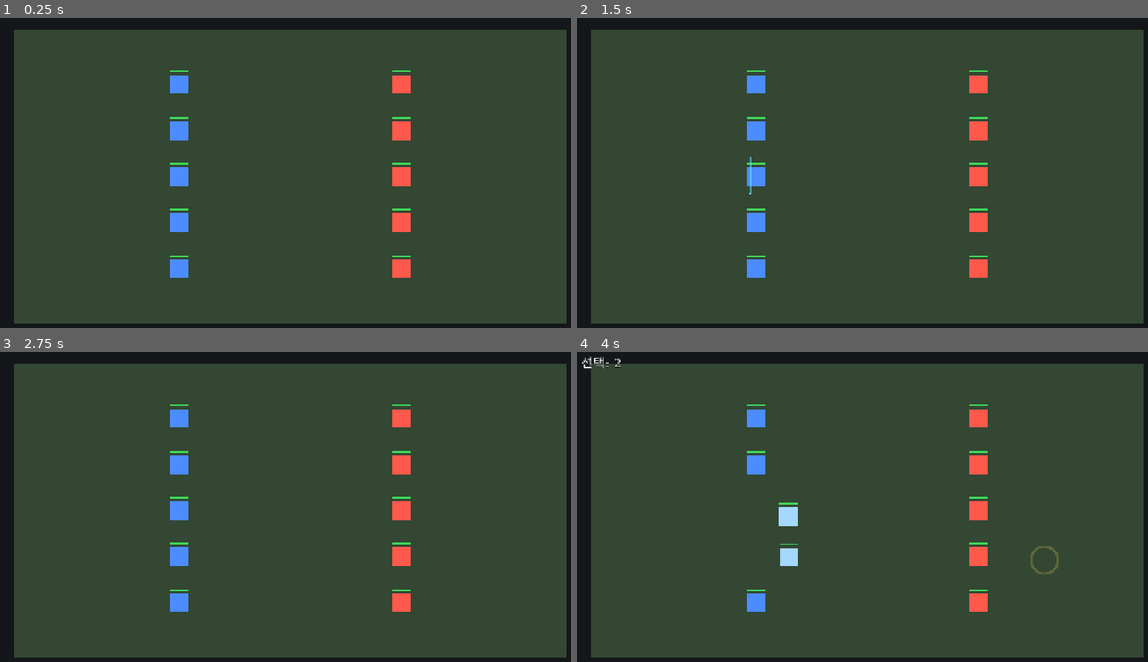
Above: before the commit, frames 1-4 (two rows, left to right).
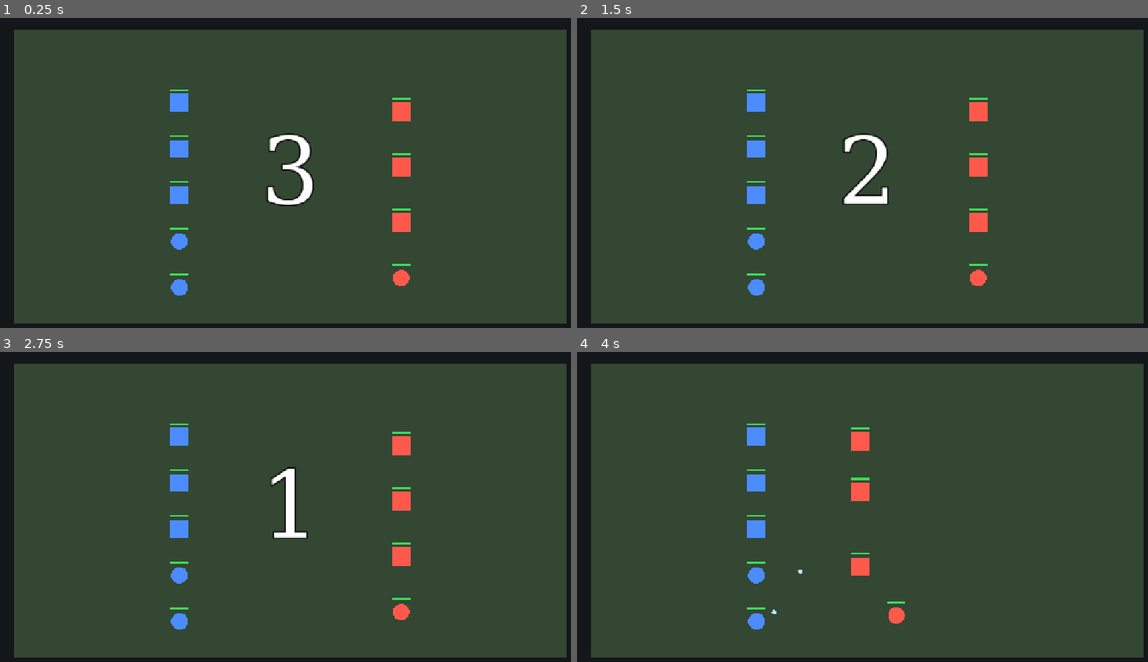
Above: after the commit, the same moments.

Repository: nugurejeil/projectSaint
Game: Godot game, scene res://scenes/Main.tscn
Two runs of this game, one before a commit and one after it. Both use one fixed random seed, a clock stepped at 60 frames per second and the inputs below.
Inputs (mouse positions are in pixels of both pictures, inside the frame that each line leads up to):
- Up to frame 1 (0.25 s): no input
- Up to frame 2 (1.5 s): tap Enter at 0.5 s; move the mouse to (999, 160) at 0.52 s; tap R at 0.6 s; click (999, 160) at 0.67 s; drag from (748, 194) to (754, 83) at 1.27 s
- Up to frame 3 (2.75 s): move the mouse to (348, 438) at 2.02 s; tap 1 at 2.1 s; click (348, 438) at 2.17 s; tap R at 2.3 s
- Up to frame 4 (4 s): tap Space at 2.75 s; drag from (839, 578) to (754, 463) at 2.77 s; move the mouse to (1045, 559) at 3.52 s; hold A from 3.53 s (still down); tap 3 at 3.6 s; click (1045, 559) at 3.67 s; tap R at 3.8 s

The runs differ from the first frame. In frame 1, 3.8% of the frame differs, in the area x 29-72%, y 16-90%; in frame 2, 3.8%; in frame 3, 3.6%; in frame 4, 4.0%, in the area x 0-85%, y 1-90%.

Commit message:
P6-P7: unit stats file, enemy kiting, stage data, countdown + R restart, refined attack rules
- Split unit type numbers into scripts/UnitStats.gd
- Add melee/ranged split with projectiles for ranged (P6-15)
- Mixed enemy composition + ranged-enemy kiting with battlefield clamp (P6-16)
- 3s pre-battle countdown and R-key restart (P7-18)
- Stage data in scripts/Stages.gd, R advances on win / retries on loss, wraps on final win (P7-19)
- Attack rules: idle auto-fires, plain move suppresses combat, attack-move engages en route, allies auto-approach enemies within 220px when idle

Co-Authored-By: Claude Opus 4.7 (1M context) <noreply@anthropic.com>

Diff:
--- a/scenes/Main.tscn
+++ b/scenes/Main.tscn
@@ -1,7 +1,6 @@
-[gd_scene load_steps=5 format=3]
+[gd_scene load_steps=4 format=3]
 
 [ext_resource type="Script" path="res://scripts/Main.gd" id="1_main"]
-[ext_resource type="PackedScene" path="res://scenes/Unit.tscn" id="2_unit"]
 [ext_resource type="Script" path="res://scripts/DragBox.gd" id="3_dragbox"]
 
 [sub_resource type="SystemFont" id="SystemFont_result"]
@@ -19,46 +18,6 @@
 
 [node name="Units" type="Node2D" parent="."]
 
-[node name="PlayerUnit1" parent="Units" instance=ExtResource("2_unit")]
-position = Vector2(400, 160)
-
-[node name="PlayerUnit2" parent="Units" instance=ExtResource("2_unit")]
-position = Vector2(400, 260)
-
-[node name="PlayerUnit3" parent="Units" instance=ExtResource("2_unit")]
-position = Vector2(400, 360)
-
-[node name="PlayerUnit4" parent="Units" instance=ExtResource("2_unit")]
-position = Vector2(400, 460)
-
-[node name="PlayerUnit5" parent="Units" instance=ExtResource("2_unit")]
-position = Vector2(400, 560)
-
-[node name="EnemyUnit1" parent="Units" instance=ExtResource("2_unit")]
-position = Vector2(880, 160)
-team = 1
-ai_enabled = false
-
-[node name="EnemyUnit2" parent="Units" instance=ExtResource("2_unit")]
-position = Vector2(880, 260)
-team = 1
-ai_enabled = false
-
-[node name="EnemyUnit3" parent="Units" instance=ExtResource("2_unit")]
-position = Vector2(880, 360)
-team = 1
-ai_enabled = false
-
-[node name="EnemyUnit4" parent="Units" instance=ExtResource("2_unit")]
-position = Vector2(880, 460)
-team = 1
-ai_enabled = false
-
-[node name="EnemyUnit5" parent="Units" instance=ExtResource("2_unit")]
-position = Vector2(880, 560)
-team = 1
-ai_enabled = false
-
 [node name="UI" type="CanvasLayer" parent="."]
 
 [node name="ResultLabel" type="Label" parent="UI"]
@@ -72,6 +31,20 @@
 theme_override_fonts/font = SubResource("SystemFont_result")
 horizontal_alignment = 1
 vertical_alignment = 1
+visible = false
+
+[node name="CountdownLabel" type="Label" parent="UI"]
+anchor_right = 1.0
+anchor_bottom = 1.0
+mouse_filter = 2
+theme_override_colors/font_color = Color(1, 1, 1, 1)
+theme_override_colors/font_outline_color = Color(0, 0, 0, 1)
+theme_override_constants/outline_size = 12
+theme_override_font_sizes/font_size = 200
+theme_override_fonts/font = SubResource("SystemFont_result")
+horizontal_alignment = 1
+vertical_alignment = 1
+text = "3"
 visible = false
 
 [node name="SelectionCountLabel" type="Label" parent="UI"]
--- a/scripts/Main.gd
+++ b/scripts/Main.gd
@@ -2,31 +2,105 @@
 
 var _selected_units: Array[Unit] = []
 var _game_over: bool = false
+var _last_won: bool = false
+var _stage_index: int = 0
 var _dragging: bool = false
 var _drag_start: Vector2 = Vector2.ZERO
 var _squads: Dictionary = {}
-var _attack_move_armed: bool = false
+var _attack_armed: bool = false
+var _countdown_left: float = 0.0
 
 const SQUAD_KEYS := {KEY_1: 1, KEY_2: 2, KEY_3: 3}
 
 @onready var _units: Node2D = $Units
 @onready var _result_label: Label = $UI/ResultLabel
 @onready var _selection_label: Label = $UI/SelectionCountLabel
+@onready var _countdown_label: Label = $UI/CountdownLabel
 @onready var _drag_box: Node2D = $DragBox
 
 const CLICK_DRAG_THRESHOLD: float = 5.0
 const MULTI_MOVE_SPACING: float = 50.0
+const COUNTDOWN_SECS: float = 3.0
 const MoveMarkerScript := preload("res://scripts/MoveMarker.gd")
+const UnitScene := preload("res://scenes/Unit.tscn")
 
 
 func _ready() -> void:
-	for u in _units.get_children():
-		if u is Unit:
-			(u as Unit).died.connect(_on_unit_died)
+	_load_stage(0)
+
+
+func _load_stage(idx: int) -> void:
+	_stage_index = idx
+	var stage: Dictionary = Stages.STAGES[idx]
+	print("[Main] load stage %d: %s" % [idx + 1, stage["name"]])
+	_clear_battle()
+	_spawn_stage_units(stage)
+	_start_countdown()
+
+
+func _clear_battle() -> void:
+	for u in get_tree().get_nodes_in_group("units"):
+		u.queue_free()
+	for p in get_tree().get_nodes_in_group("projectiles"):
+		p.queue_free()
+	_selected_units.clear()
+	_squads.clear()
+	_attack_armed = false
+	_dragging = false
+	_drag_box.hide_rect()
+	_game_over = false
+	_result_label.visible = false
+	_refresh_selection_ui()
+
+
+func _spawn_stage_units(stage: Dictionary) -> void:
+	var counters: Dictionary = {}
+	for spec in stage["units"]:
+		var u: Unit = UnitScene.instantiate()
+		u.team = spec["team"]
+		u.unit_type = Unit.UnitType.RANGED if spec["type"] == "ranged" else Unit.UnitType.MELEE
+		u.position = spec["pos"]
+		var key: String = "%d_%s" % [spec["team"], spec["type"]]
+		counters[key] = counters.get(key, 0) + 1
+		var prefix: String = "P" if spec["team"] == Unit.TEAM_PLAYER else "E"
+		var type_ch: String = "R" if spec["type"] == "ranged" else "M"
+		u.name = "%s_%s_%d" % [prefix, type_ch, counters[key]]
+		u.active = false
+		u.died.connect(_on_unit_died)
+		_units.add_child(u)
+
+
+func _start_countdown() -> void:
+	_countdown_left = COUNTDOWN_SECS
+	_countdown_label.text = str(int(ceil(COUNTDOWN_SECS)))
+	_countdown_label.visible = true
+	print("[Main] countdown start: %.1fs" % COUNTDOWN_SECS)
+
+
+func _process(delta: float) -> void:
+	if _countdown_left <= 0.0:
+		return
+	_countdown_left -= delta
+	if _countdown_left <= 0.0:
+		_countdown_label.visible = false
+		for u in _units.get_children():
+			if u is Unit:
+				(u as Unit).active = true
+		print("[Main] countdown done, battle start")
+	else:
+		_countdown_label.text = str(int(ceil(_countdown_left)))
 
 
 func _unhandled_input(event: InputEvent) -> void:
 	if _game_over:
+		if event is InputEventKey and event.pressed and not event.echo and event.keycode == KEY_R:
+			var next_idx := _stage_index
+			if _last_won:
+				next_idx = (_stage_index + 1) % Stages.STAGES.size()
+			print("[Main] R restart: stage %d -> %d (won=%s)" % [_stage_index + 1, next_idx + 1, _last_won])
+			_load_stage(next_idx)
+		return
+	if _countdown_left > 0.0:
 		return
 	if event is InputEventKey and event.pressed and not event.echo:
 		_handle_key(event)
@@ -34,17 +108,17 @@
 	if event is InputEventMouseButton:
 		if event.button_index == MOUSE_BUTTON_LEFT:
 			if event.pressed:
-				if _attack_move_armed:
+				if _attack_armed:
 					_issue_movement(get_global_mouse_position(), true)
-					_attack_move_armed = false
+					_attack_armed = false
 					return
 				_begin_drag(get_global_mouse_position())
 			else:
 				_end_drag(get_global_mouse_position(), event.shift_pressed)
 		elif event.button_index == MOUSE_BUTTON_RIGHT and event.pressed:
-			if _attack_move_armed:
-				_attack_move_armed = false
-				print("[Main] attack-move canceled")
+			if _attack_armed:
+				_attack_armed = false
+				print("[Main] attack armed canceled (RMB)")
 				return
 			_issue_movement(get_global_mouse_position(), false)
 	elif event is InputEventMouseMotion and _dragging:
@@ -62,9 +136,9 @@
 		_stop_selected()
 	elif event.keycode == KEY_A:
 		_arm_attack_move()
-	elif event.keycode == KEY_ESCAPE and _attack_move_armed:
-		_attack_move_armed = false
-		print("[Main] attack-move canceled")
+	elif event.keycode == KEY_ESCAPE and _attack_armed:
+		_attack_armed = false
+		print("[Main] attack armed canceled")
 
 
 func _assign_squad(num: int) -> void:
@@ -108,8 +182,8 @@
 func _arm_attack_move() -> void:
 	if _selected_units.is_empty():
 		return
-	_attack_move_armed = true
-	print("[Main] attack-move armed (%d units)" % _selected_units.size())
+	_attack_armed = true
+	print("[Main] attack armed (%d units)" % _selected_units.size())
 
 
 func _begin_drag(pos: Vector2) -> void:
@@ -282,11 +356,19 @@
 	if players_alive > 0 and enemies_alive > 0:
 		return
 	_game_over = true
+	var stage_num := _stage_index + 1
+	var last_stage := _stage_index + 1 >= Stages.STAGES.size()
 	if players_alive == 0 and enemies_alive == 0:
-		_result_label.text = "무승부"
+		_last_won = false
+		_result_label.text = "무승부\n[R] 재도전"
 	elif enemies_alive == 0:
-		_result_label.text = "승리"
-	else:
-		_result_label.text = "패배"
+		_last_won = true
+		if last_stage:
+			_result_label.text = "완주!\n[R] 처음부터"
+		else:
+			_result_label.text = "스테이지 %d 클리어!\n[R] 다음" % stage_num
+	else:
+		_last_won = false
+		_result_label.text = "패배\n[R] 재도전"
 	_result_label.visible = true
-	print("[Main] GAME OVER -> %s (label visible=%s, text=%s)" % [_result_label.text, _result_label.visible, _result_label.text])
+	print("[Main] GAME OVER stage=%d won=%s -> %s" % [stage_num, _last_won, _result_label.text])
--- /dev/null
+++ b/scripts/Projectile.gd
@@ -0,0 +1,33 @@
+extends Node2D
+
+var target: Unit = null
+var damage: float = 20.0
+var speed: float = 520.0
+var color: Color = Color(1.0, 1.0, 0.3)
+
+const HIT_RADIUS: float = 8.0
+const DRAW_RADIUS: float = 5.0
+
+
+func _ready() -> void:
+	z_index = 5
+	add_to_group("projectiles")
+	queue_redraw()
+
+
+func _physics_process(delta: float) -> void:
+	if target == null or not is_instance_valid(target) or target.is_queued_for_deletion():
+		queue_free()
+		return
+	var to_target := target.global_position - global_position
+	var dist := to_target.length()
+	var step := speed * delta
+	if dist <= HIT_RADIUS or dist <= step:
+		target.take_damage(damage)
+		queue_free()
+		return
+	global_position += to_target / dist * step
+
+
+func _draw() -> void:
+	draw_circle(Vector2.ZERO, DRAW_RADIUS, color)
--- /dev/null
+++ b/scripts/Stages.gd
@@ -0,0 +1,35 @@
+class_name Stages
+extends RefCounted
+
+const STAGES := [
+	{
+		"name": "1. 쉬움 (5 vs 4)",
+		"units": [
+			{"team": 0, "type": "melee", "pos": Vector2(400, 200)},
+			{"team": 0, "type": "melee", "pos": Vector2(400, 300)},
+			{"team": 0, "type": "melee", "pos": Vector2(400, 400)},
+			{"team": 0, "type": "ranged", "pos": Vector2(400, 500)},
+			{"team": 0, "type": "ranged", "pos": Vector2(400, 600)},
+			{"team": 1, "type": "melee", "pos": Vector2(880, 220)},
+			{"team": 1, "type": "melee", "pos": Vector2(880, 340)},
+			{"team": 1, "type": "melee", "pos": Vector2(880, 460)},
+			{"team": 1, "type": "ranged", "pos": Vector2(880, 580)},
+		],
+	},
+	{
+		"name": "2. 어려움 (5 vs 6)",
+		"units": [
+			{"team": 0, "type": "melee", "pos": Vector2(400, 200)},
+			{"team": 0, "type": "melee", "pos": Vector2(400, 300)},
+			{"team": 0, "type": "melee", "pos": Vector2(400, 400)},
+			{"team": 0, "type": "ranged", "pos": Vector2(400, 500)},
+			{"team": 0, "type": "ranged", "pos": Vector2(400, 600)},
+			{"team": 1, "type": "melee", "pos": Vector2(880, 180)},
+			{"team": 1, "type": "melee", "pos": Vector2(880, 280)},
+			{"team": 1, "type": "melee", "pos": Vector2(880, 380)},
+			{"team": 1, "type": "melee", "pos": Vector2(880, 480)},
+			{"team": 1, "type": "ranged", "pos": Vector2(880, 130)},
+			{"team": 1, "type": "ranged", "pos": Vector2(880, 620)},
+		],
+	},
+]
--- a/scripts/Unit.gd
+++ b/scripts/Unit.gd
@@ -3,6 +3,9 @@
 
 signal died(unit: Unit)
 
+enum UnitType { MELEE, RANGED }
+
+@export var unit_type: UnitType = UnitType.MELEE
 @export var max_health: float = 100.0
 @export var move_speed: float = 220.0
 @export var team: int = 0
@@ -14,6 +17,7 @@
 
 var health: float
 var squad_id: int = 0
+var active: bool = true
 var _target_pos: Vector2 = Vector2.ZERO
 var _has_target: bool = false
 var _selected: bool = false
@@ -21,11 +25,21 @@
 var _flash_time_left: float = 0.0
 var _attack_moving: bool = false
 var _attack_move_target: Vector2 = Vector2.ZERO
+var _auto_engaging: bool = false
 
 const FLASH_DURATION: float = 0.15
 const FLASH_COLOR := Color(3.0, 3.0, 3.0, 1.0)
 const SEPARATION_RADIUS: float = 42.0
 const SEPARATION_SPEED: float = 80.0
+const CIRCLE_SIDES := 20
+const CIRCLE_RADIUS := 18.0
+const RANGED_KITE_MIN_DIST: float = 140.0
+const RANGED_KITE_BUFFER: float = 40.0
+const PLAYER_AUTO_ENGAGE_RADIUS: float = 220.0
+const BATTLEFIELD_MIN := Vector2(60.0, 60.0)
+const BATTLEFIELD_MAX := Vector2(1220.0, 660.0)
+
+const ProjectileScript := preload("res://scripts/Projectile.gd")
 
 @onready var _body: Polygon2D = $Body
 @onready var _hp_fill: Polygon2D = $HPBarFill
@@ -40,13 +54,35 @@
 
 
 func _ready() -> void:
+	_apply_type()
 	health = max_health
 	add_to_group("units")
 	_refresh_color()
 	_refresh_squad_label()
 
 
+func _apply_type() -> void:
+	var s := UnitStats.RANGED if unit_type == UnitType.RANGED else UnitStats.MELEE
+	max_health = s["health"]
+	move_speed = s["speed"]
+	attack_range = s["range"]
+	attack_damage = s["damage"]
+	attack_cooldown = s["cooldown"]
+	if unit_type == UnitType.RANGED:
+		_body.polygon = _make_circle_polygon(CIRCLE_RADIUS, CIRCLE_SIDES)
+
+
+func _make_circle_polygon(radius: float, sides: int) -> PackedVector2Array:
+	var pts := PackedVector2Array()
+	for i in range(sides):
+		var a := TAU * float(i) / float(sides)
+		pts.append(Vector2(cos(a), sin(a)) * radius)
+	return pts
+
+
 func _physics_process(delta: float) -> void:
+	if not active:
+		return
 	_update_ai()
 	_update_combat(delta)
 	_update_movement(delta)
@@ -95,27 +131,71 @@
 		var target := _find_nearest_enemy()
 		if target == null:
 			return
-		if global_position.distance_to(target.global_position) > attack_range:
-			move_to(target.global_position)
+		var dist := global_position.distance_to(target.global_position)
+		if unit_type == UnitType.RANGED and dist < RANGED_KITE_MIN_DIST:
+			var away := global_position - target.global_position
+			if away.length() < 1.0:
+				away = Vector2.RIGHT.rotated(randf() * TAU)
+			var retreat_pos := target.global_position + away.normalized() * (RANGED_KITE_MIN_DIST + RANGED_KITE_BUFFER)
+			retreat_pos = retreat_pos.clamp(BATTLEFIELD_MIN, BATTLEFIELD_MAX)
+			_set_move_target(retreat_pos)
+		elif dist > attack_range:
+			_set_move_target(target.global_position)
 		else:
 			_has_target = false
-	elif _attack_moving:
+		return
+	if _attack_moving:
 		var enemy := _find_nearest_enemy(attack_range)
 		if enemy != null:
 			_has_target = false
 		elif global_position.distance_to(_attack_move_target) > 4.0:
-			move_to(_attack_move_target)
+			_set_move_target(_attack_move_target)
 		else:
 			_attack_moving = false
+		return
+	if _has_target and not _auto_engaging:
+		return
+	var seen := _find_nearest_enemy(PLAYER_AUTO_ENGAGE_RADIUS)
+	if seen == null:
+		if _auto_engaging:
+			_auto_engaging = false
+			_has_target = false
+		return
+	if global_position.distance_to(seen.global_position) > attack_range:
+		_auto_engaging = true
+		_set_move_target(seen.global_position)
+	else:
+		_auto_engaging = false
+		_has_target = false
 
 
 func _update_combat(delta: float) -> void:
 	if _cooldown_left > 0.0:
 		_cooldown_left -= delta
-	var target := _find_nearest_enemy(attack_range)
+	var target := _pick_combat_target()
 	if target != null and _cooldown_left <= 0.0:
-		target.take_damage(attack_damage)
+		if unit_type == UnitType.RANGED:
+			_spawn_projectile(target)
+		else:
+			target.take_damage(attack_damage)
 		_cooldown_left = attack_cooldown
+
+
+func _pick_combat_target() -> Unit:
+	if team == TEAM_ENEMY:
+		return _find_nearest_enemy(attack_range)
+	if _has_target and not _attack_moving and not _auto_engaging:
+		return null
+	return _find_nearest_enemy(attack_range)
+
+
+func _spawn_projectile(target: Unit) -> void:
+	var proj := ProjectileScript.new()
+	proj.target = target
+	proj.damage = attack_damage
+	proj.color = Color(0.7, 0.9, 1.0) if team == TEAM_PLAYER else Color(1.0, 0.6, 0.4)
+	proj.global_position = global_position
+	get_tree().current_scene.add_child(proj)
 
 
 func _update_movement(delta: float) -> void:
@@ -159,20 +239,28 @@
 		died.emit(self)
 
 
-func move_to(pos: Vector2) -> void:
+func _set_move_target(pos: Vector2) -> void:
 	_target_pos = pos
 	_has_target = true
 
 
+func move_to(pos: Vector2) -> void:
+	_attack_moving = false
+	_auto_engaging = false
+	_set_move_target(pos)
+
+
 func attack_move_to(pos: Vector2) -> void:
 	_attack_moving = true
+	_auto_engaging = false
 	_attack_move_target = pos
-	move_to(pos)
+	_set_move_target(pos)
 
 
 func stop_actions() -> void:
 	_has_target = false
 	_attack_moving = false
+	_auto_engaging = false
 
 
 func set_squad(id: int) -> void:
--- /dev/null
+++ b/scripts/UnitStats.gd
@@ -0,0 +1,18 @@
+class_name UnitStats
+extends RefCounted
+
+const MELEE := {
+	"health": 140.0,
+	"speed": 260.0,
+	"range": 70.0,
+	"damage": 25.0,
+	"cooldown": 1.0,
+}
+
+const RANGED := {
+	"health": 70.0,
+	"speed": 180.0,
+	"range": 280.0,
+	"damage": 18.0,
+	"cooldown": 1.4,
+}
Not shown, added: scripts/Projectile.gd.uid
Not shown, added: scripts/Stages.gd.uid
Not shown, added: scripts/UnitStats.gd.uid
Not shown, changed: todo.md
